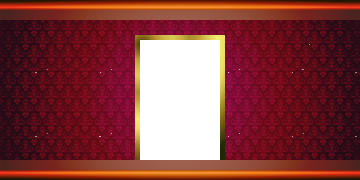
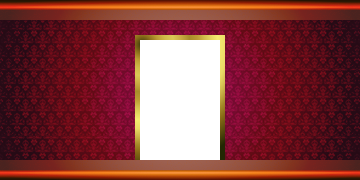
Two versions of the same layered image (360x180). Layer-by-layer changes:
painted on "Wall" over (35, 44, 357, 137)
